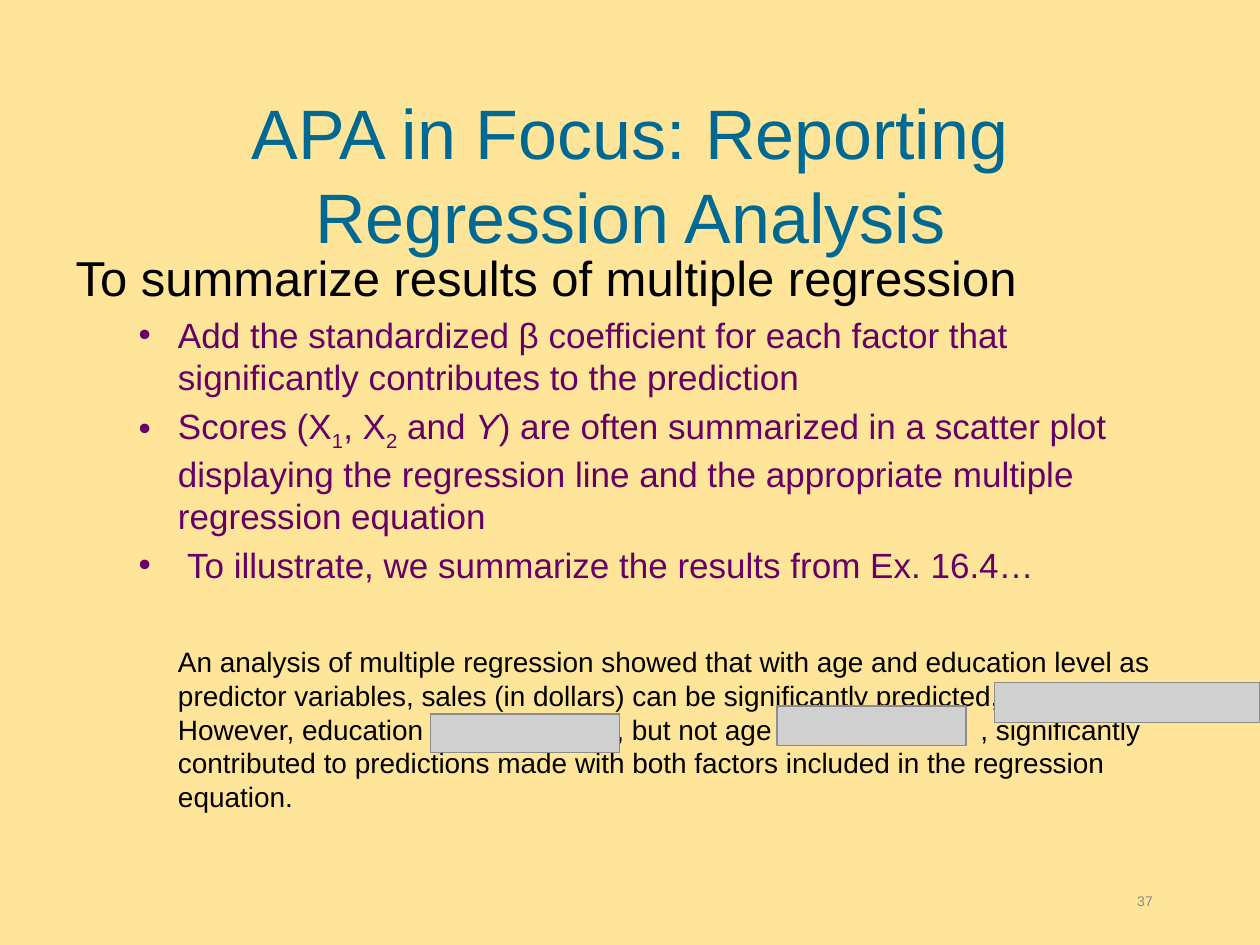
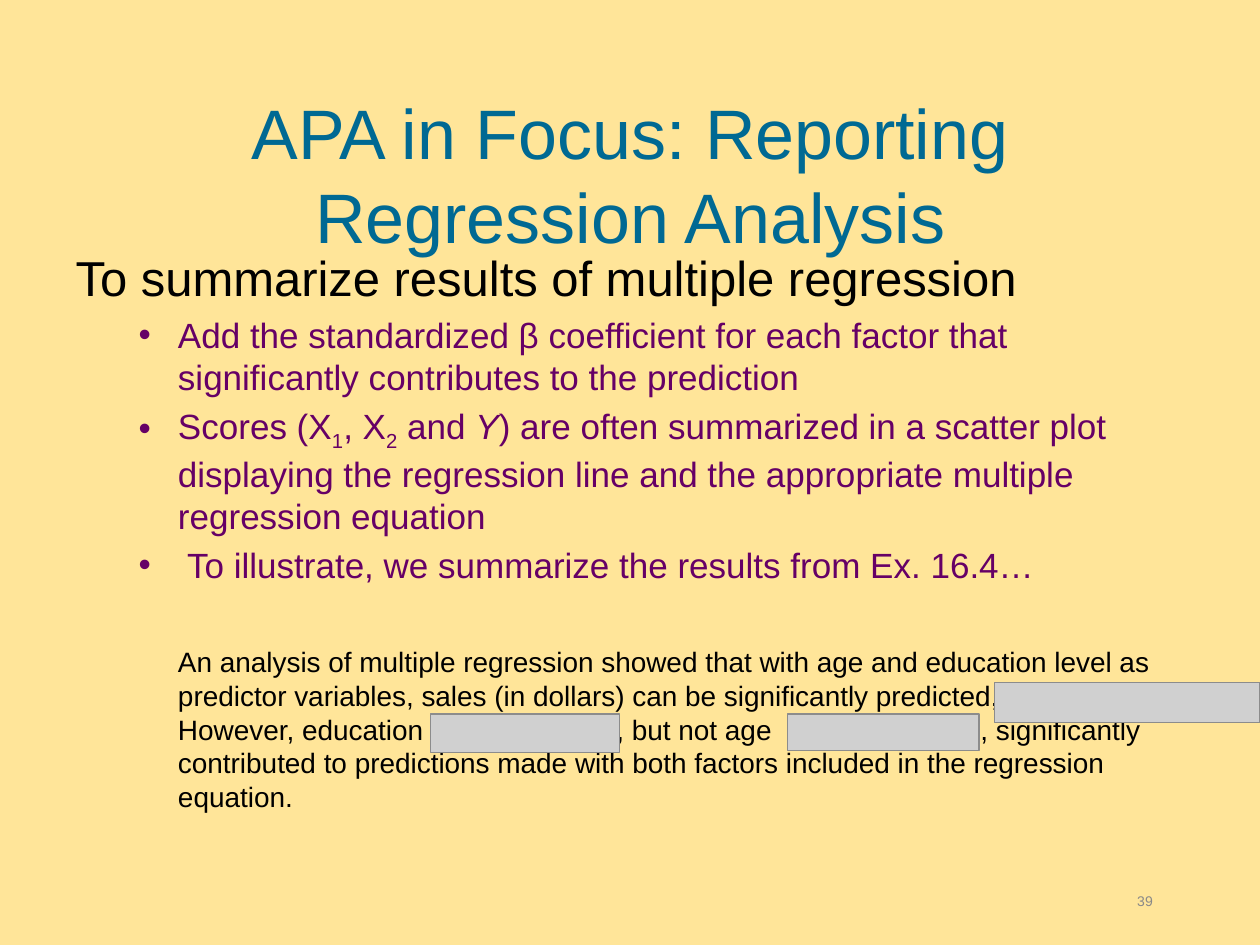
Before and after one commit to hejibo/Psychological-Statistics, a slide deck: slide 39 of Lecture 7_simple linear regression/Lecture 7 Slides-Linear Regression and Multiple Regression.pptx (slide 37 before the commit). Drawn at 1260x945 pixels with LibreOffice and Linux fonts; fonts in the diff are those of the drawing; grey boxes stand for pictures; background and template pictures are left out. Boxes give left, top, right and bottom in pixels: in the first picture for what was removed or moved away, otherwise in the second. Text is boxed around its words. In the diff, an @@ line names an element or a change of style, - is before the commit and + after.

```diff
--- a/Lecture 7_simple linear regression/Lecture 7 Slides-Linear Regression and Multiple Regression.pptx
+++ b/Lecture 7_simple linear regression/Lecture 7 Slides-Linear Regression and Multiple Regression.pptx
@@ picture: place and size @@
-picture at [777, 706, 966, 745]
+picture at [788, 714, 979, 751]
@@ page number at [1137, 896, 1153, 906]: text changed @@
-37
+39
```
Also in this commit, not shown: 4 other slides changed, 2 slides added, 9 other files.
